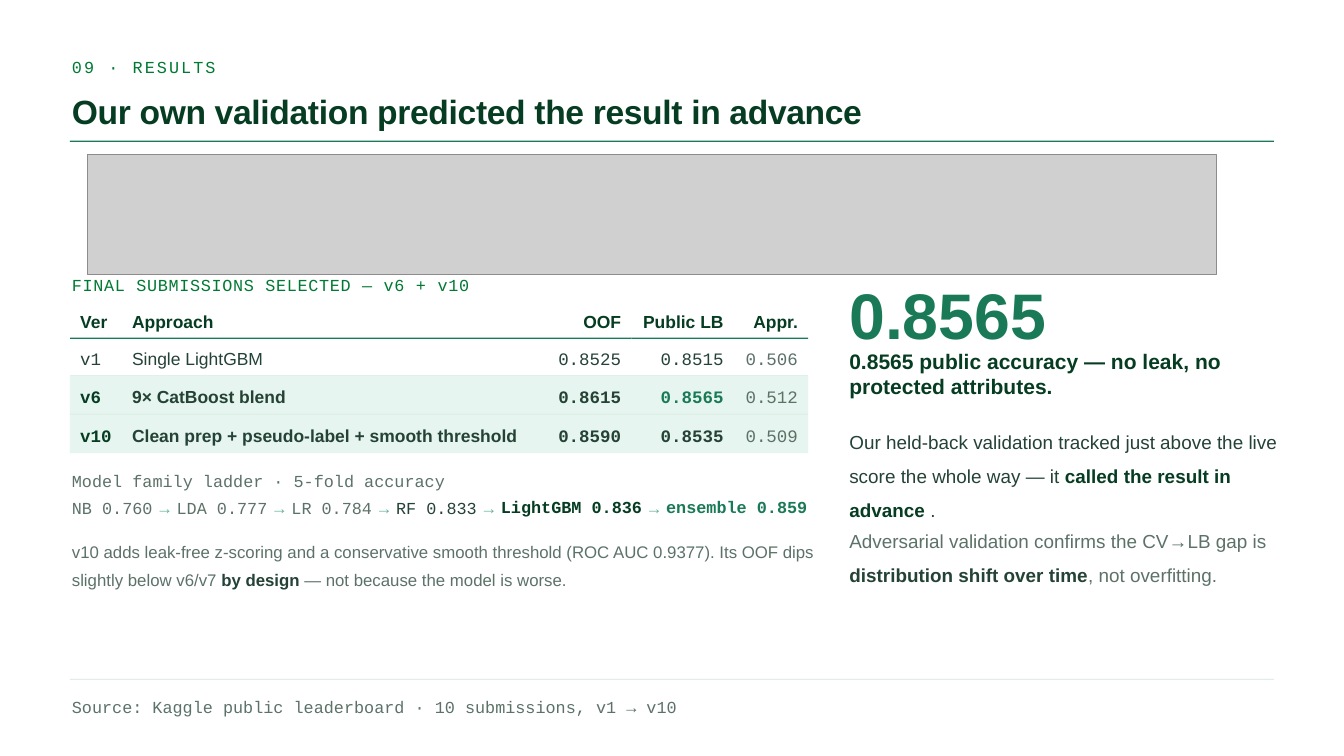
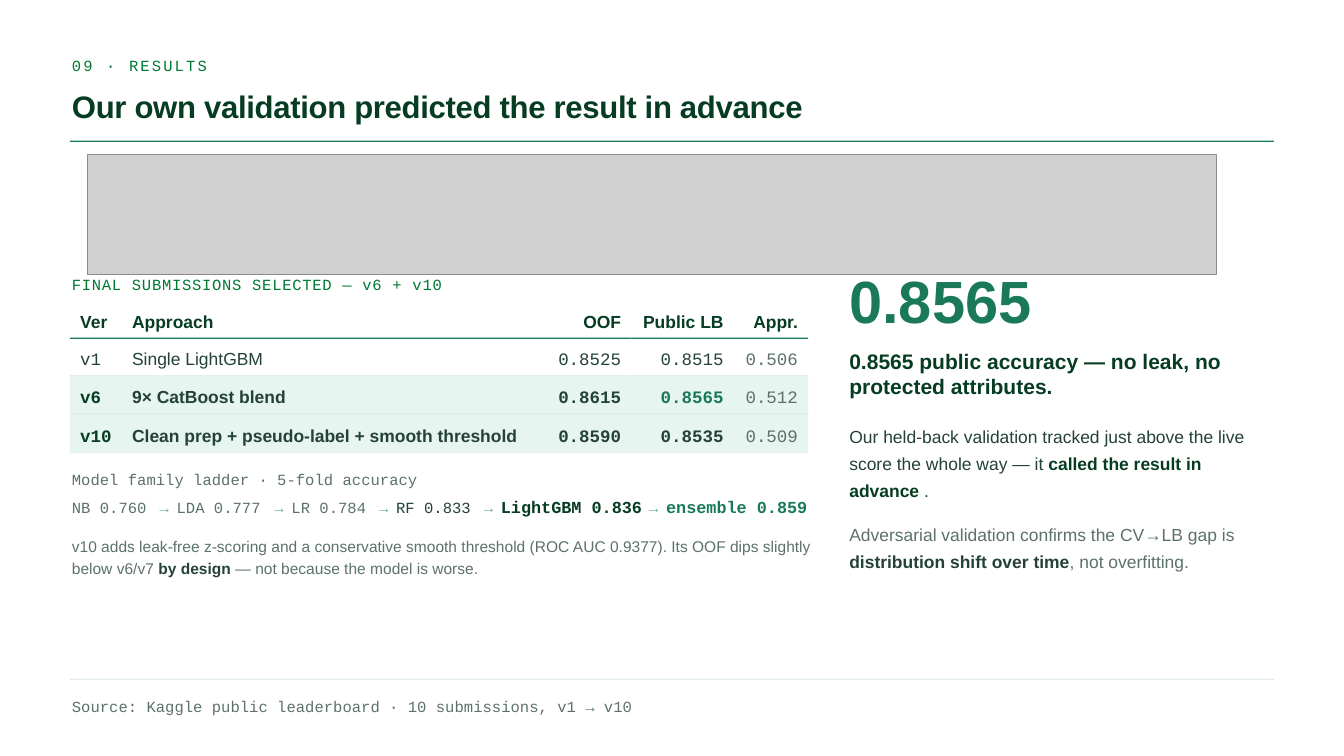
Before and after one commit to GianlucaBave/final-data-finance, a slide deck: slide 9 of presentation/Consulting_Finance_ML_Slides.pptx. Drawn at 1344x756 pixels with LibreOffice and Linux fonts; fonts in the diff are those of the drawing; grey boxes stand for pictures. Boxes give left, top, right and bottom in pixels: in the first picture for what was removed or moved away, otherwise in the second. Text is boxed around its words. In the diff, an @@ line names an element or a change of style, - is before the commit and + after.

```diff
--- a/presentation/Consulting_Finance_ML_Slides.pptx
+++ b/presentation/Consulting_Finance_ML_Slides.pptx
@@ text "Our own validation predicted the ..." at (72,95,803,124): size 36 to 33.3 pt; line spacing 1.12 to 1.02 @@
@@ text "0.8565" at (849,281,1031,324): size 69 to 63.8 pt; line spacing 0.95 to 0.75 @@
@@ text "Our held-back validation tracked just ..." at (849,430,1244,497): size 20.2 to 18.7 pt; line spacing 1.5 to 1.3 @@
@@ text "v10 adds leak-free z-scoring and ..." at (72,541,810,578): size 18 to 16.6 pt; line spacing 1.4 to 1.2 @@
@@ text "Adversarial validation confirms the CV→LB ..." at (849,528,1235,572): size 20.2 to 18.7 pt; line spacing 1.5 to 1.3 @@
@@ size 18 to 16.6 pt in 8 elements at (72,60,207,71), (72,279,441,290), (72,474,418,488), (72,502,147,513), (177,502,261,513), (291,502,366,513), (396,502,471,513), (72,701,632,715) @@
```
Also in this commit, not shown: 12 other slides changed, 1 other file.
